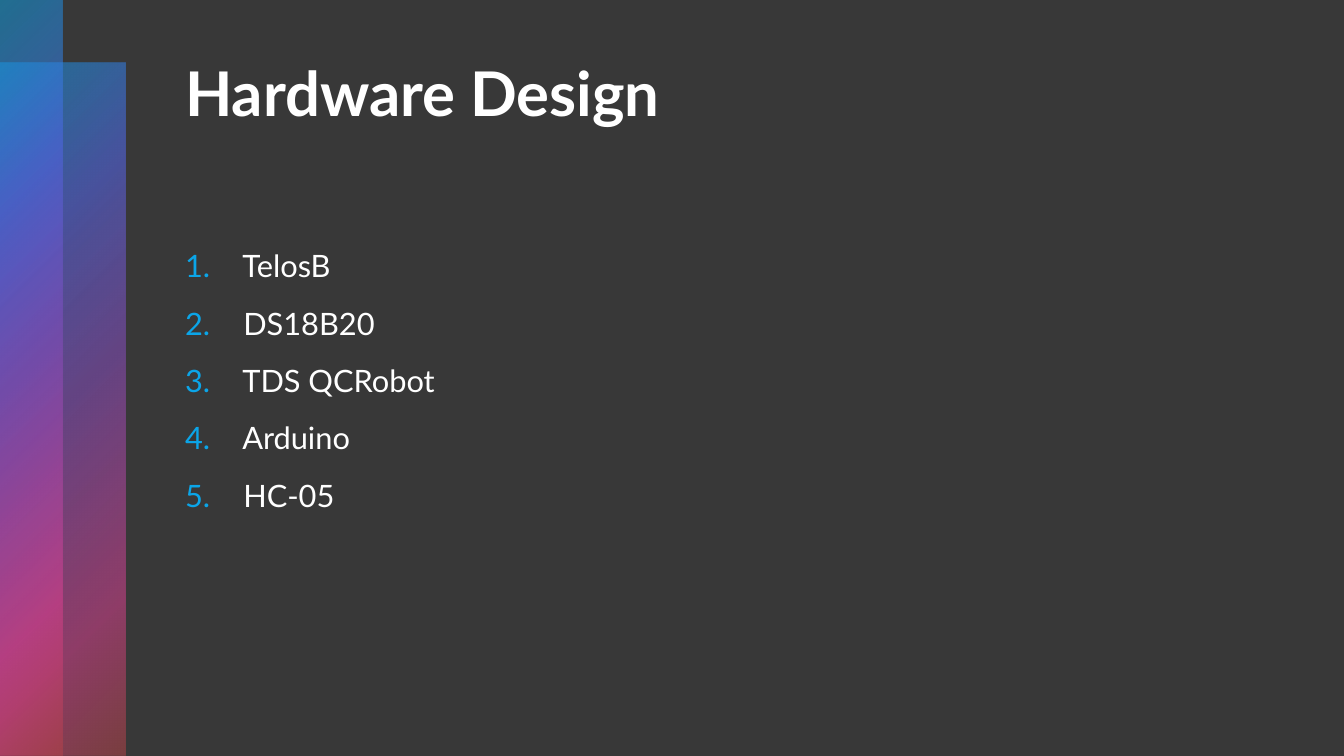
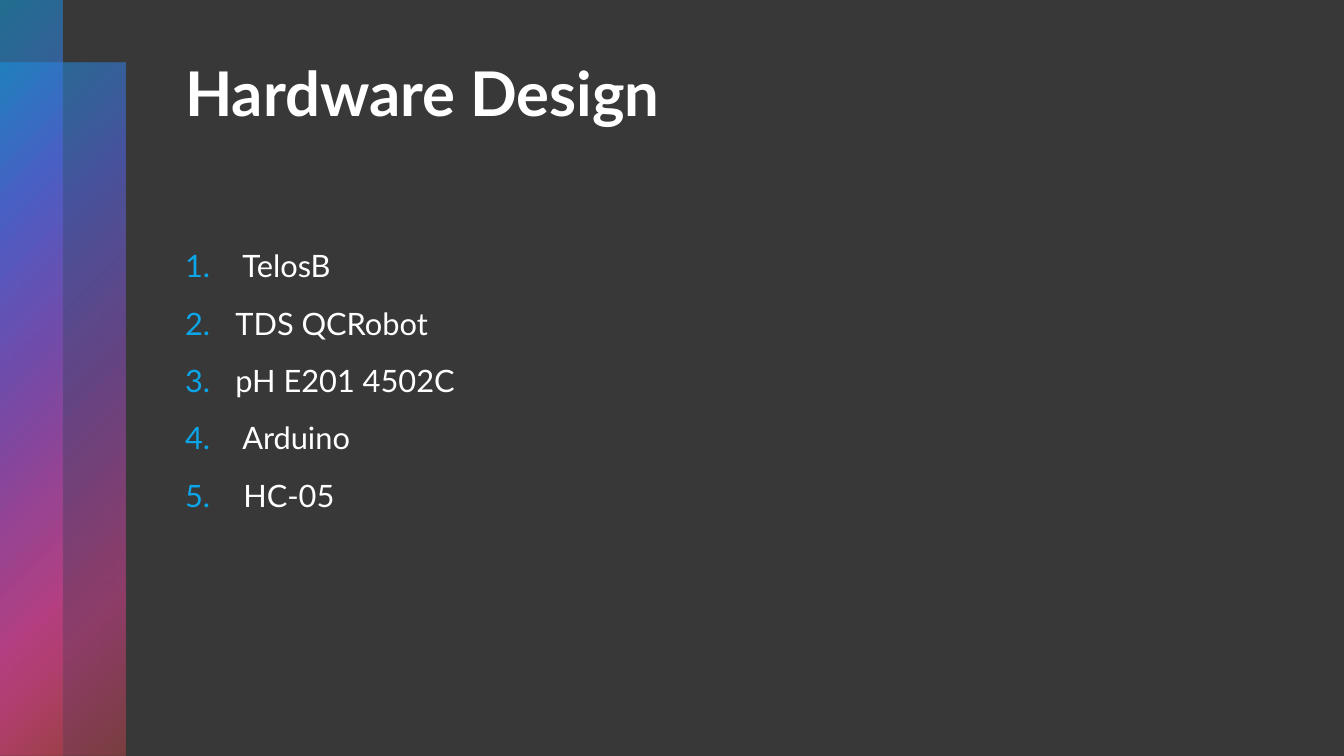
Before and after one commit to gubbriaco/water-analysis, a slide deck: slide 6 of presentation.pptx. Drawn at 1344x756 pixels with LibreOffice and Linux fonts; fonts in the diff are those of the drawing. Boxes give left, top, right and bottom in pixels: in the first picture for what was removed or moved away, otherwise in the second. Text is boxed around its words. In the diff, an @@ line names an element or a change of style, - is before the commit and + after.

```diff
--- a/presentation.pptx
+++ b/presentation.pptx
@@ text at [243,312,374,336]: paragraph removed @@
-2. DS18B20
@@ text at [235,369,455,398]: paragraph added @@
+3. pH E201 4502C
```
Also in this commit, not shown: 1 other slide changed, 1 slide added, 3 slides removed, 49 other files.
